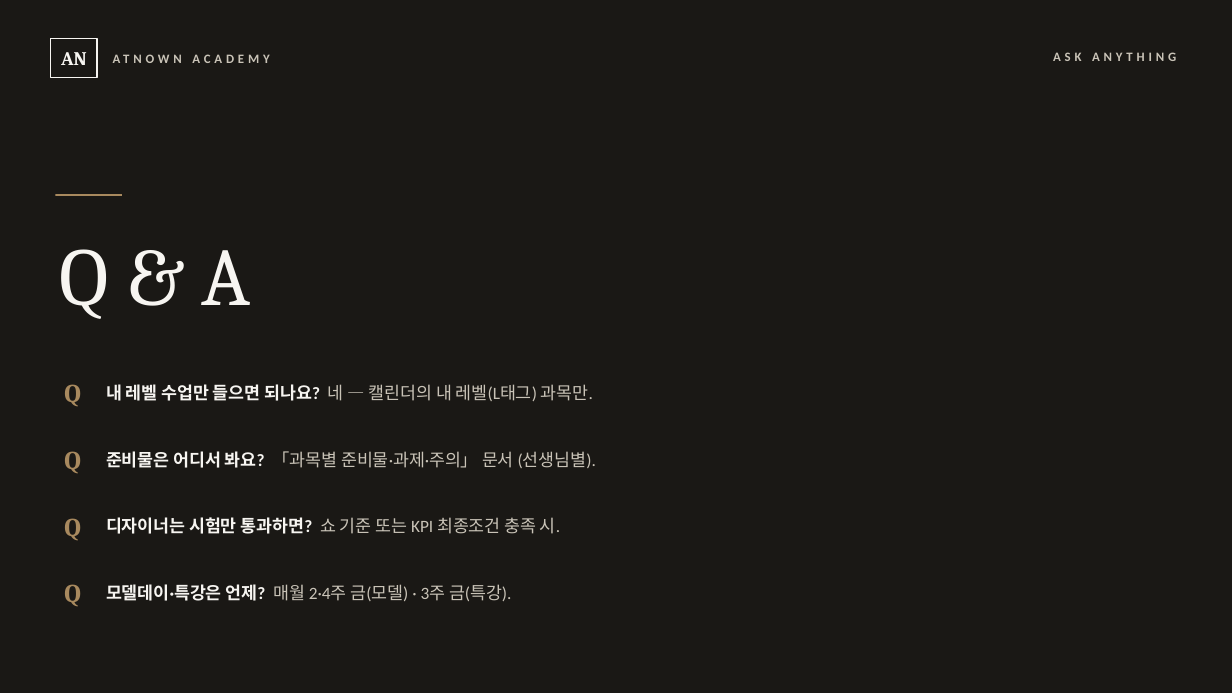
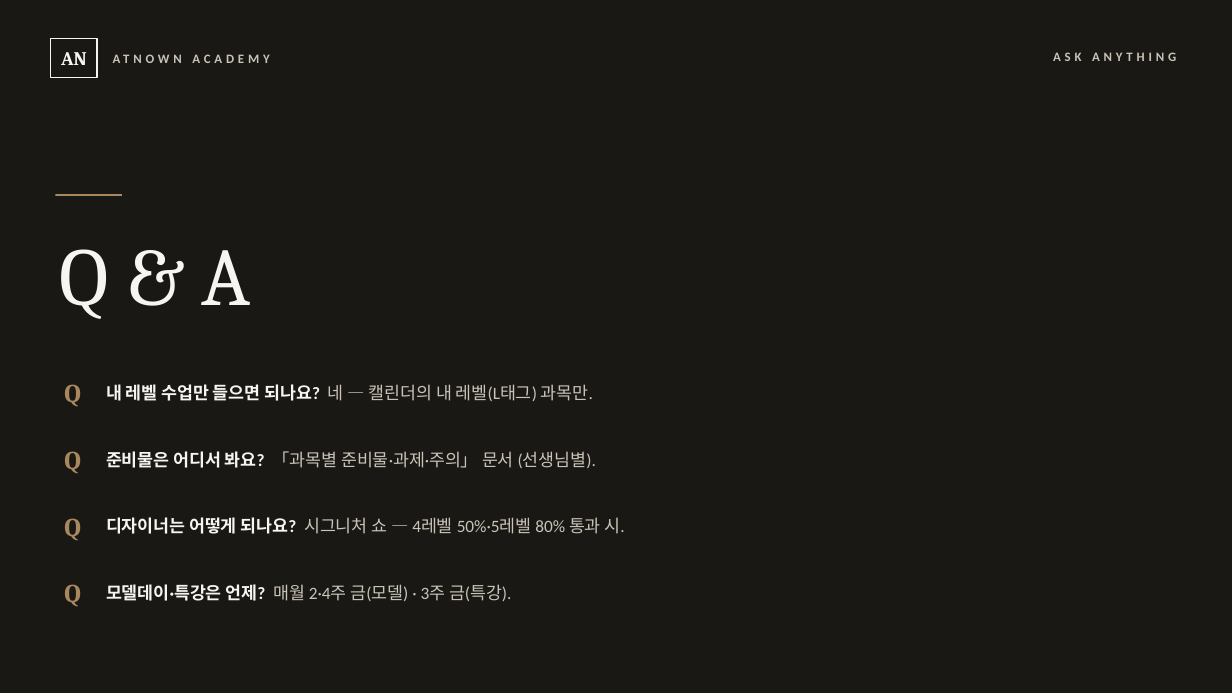
Before and after one commit to cksghrj22-bot/-, a slide deck: slide 8 of content/교육/2026-07-23_교육시스템_정본/시즈_오리엔테이션.pptx. Drawn at 1232x693 pixels with LibreOffice and Linux fonts; fonts in the diff are those of the drawing. Boxes give left, top, right and bottom in pixels: in the first picture for what was removed or moved away, otherwise in the second. Text is boxed around its words. In the diff, an @@ line names an element or a change of style, - is before the commit and + after.

```diff
--- a/content/교육/2026-07-23_교육시스템_정본/시즈_오리엔테이션.pptx
+++ b/content/교육/2026-07-23_교육시스템_정본/시즈_오리엔테이션.pptx
@@ text at (106, 517, 625, 534): text changed @@
-디자이너는 시험만 통과하면? 쇼 기준 또는 KPI 최종조건 충족 시.
+디자이너는 어떻게 되나요? 시그니처 쇼 — 4레벨 50%·5레벨 80% 통과 시.
```
Also in this commit, not shown: 2 other slides changed.
